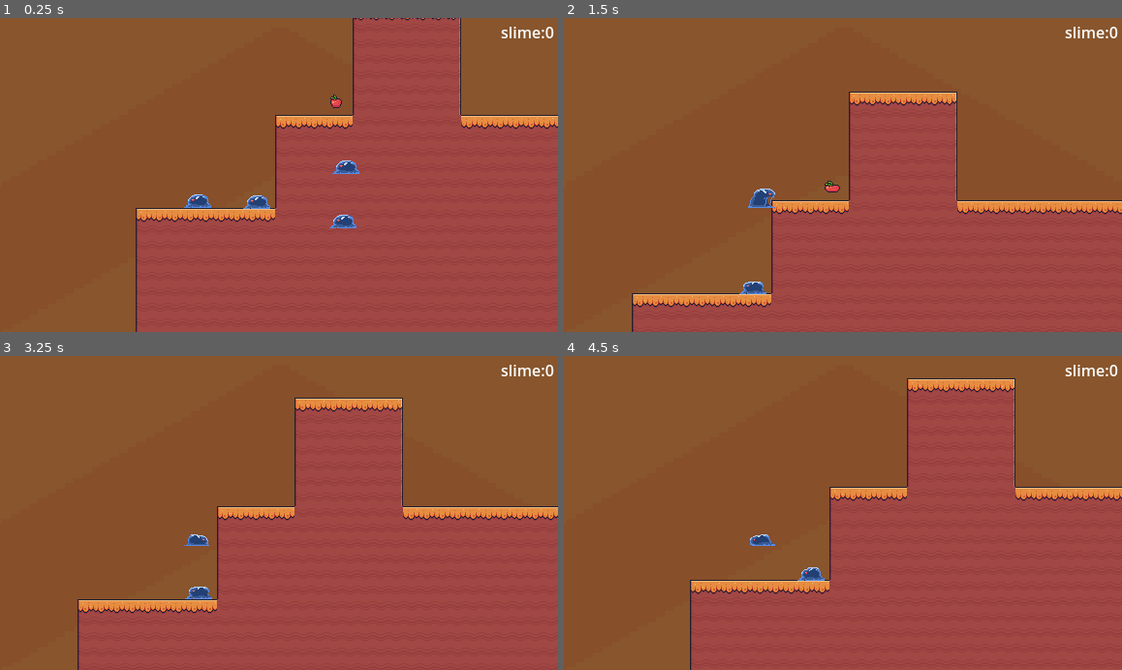
Above: before the commit, frames 1-4 (two rows, left to right).
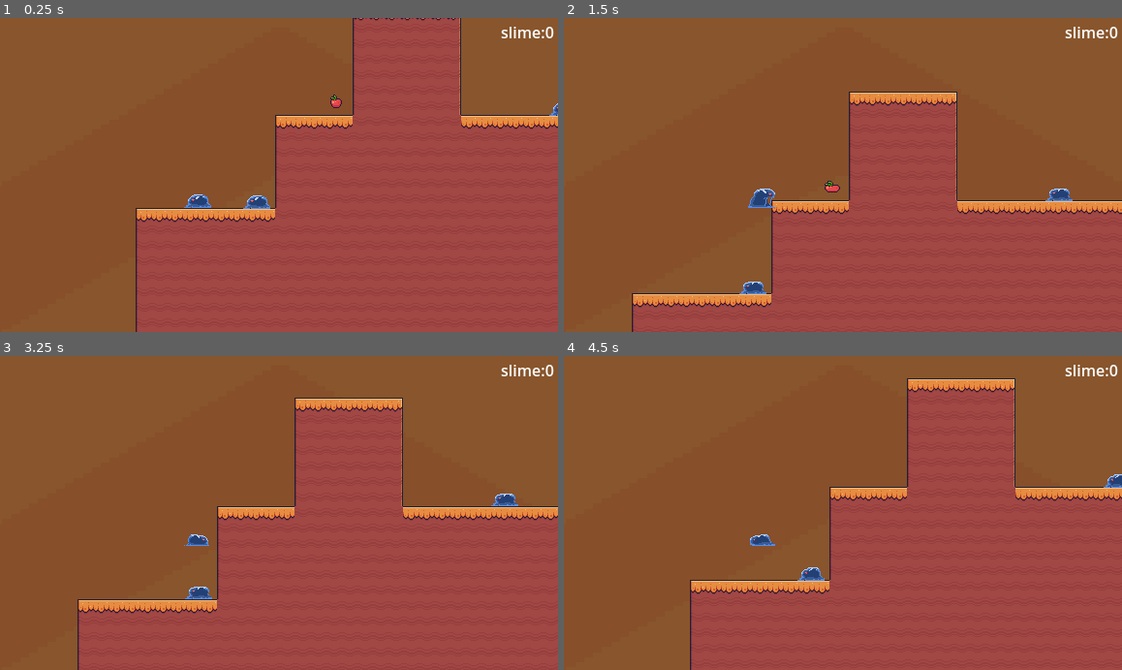
Above: after the commit, the same moments.

Repository: Yanndri/Slime-Climbers
Game: Godot game, scene res://main.tscn
Two runs of this game, one before a commit and one after it. Both use one fixed random seed, a clock stepped at 60 frames per second and the inputs below. The engine's default icon, where the game draws it, is replaced by a stand-in: a white triangle on a blue panel in a dark square.
Inputs:
- Up to frame 1 (0.25 s): no input
- Up to frame 2 (1.5 s): tap Enter (ui_accept) at 0.5, 0.77 s; hold Right (ui_right) from 0.53 s (still down)
- Up to frame 3 (3.25 s): tap Enter (ui_accept) at 1.52, 3.02 s; release Right (ui_right) at 2.03 s; hold Left (ui_left) 2.03-2.78 s; hold Right (ui_right) from 2.78 s (still down)
- Up to frame 4 (4.5 s): tap Enter (ui_accept) at 3.77 s; release Right (ui_right) at 4.28 s; hold Left (ui_left) from 4.28 s (still down)

The runs differ from the first frame. In frame 1, 0.3% of the frame differs, in the area x 59-100%, y 27-67%; in frame 2, 0.1%; in frame 3, 0.1%; in frame 4, 0.1%.

Commit message:
Revert "k"
This reverts commit 9c037ed0f91e047638a0a72b28c3851322e8db0c.

Diff:
--- a/level_1.tscn
+++ b/level_1.tscn
@@ -16,10 +16,7 @@
 [node name="NPCs" type="Node2D" parent="."]
 
 [node name="Slime3" parent="NPCs" instance=ExtResource("3_45tyk")]
-position = Vector2(151, -13)
-
-[node name="Slime4" parent="NPCs" instance=ExtResource("3_45tyk")]
-position = Vector2(154, -69)
+position = Vector2(378, -101)
 
 [node name="Slime2" parent="NPCs" instance=ExtResource("3_45tyk")]
 position = Vector2(62, -4)
